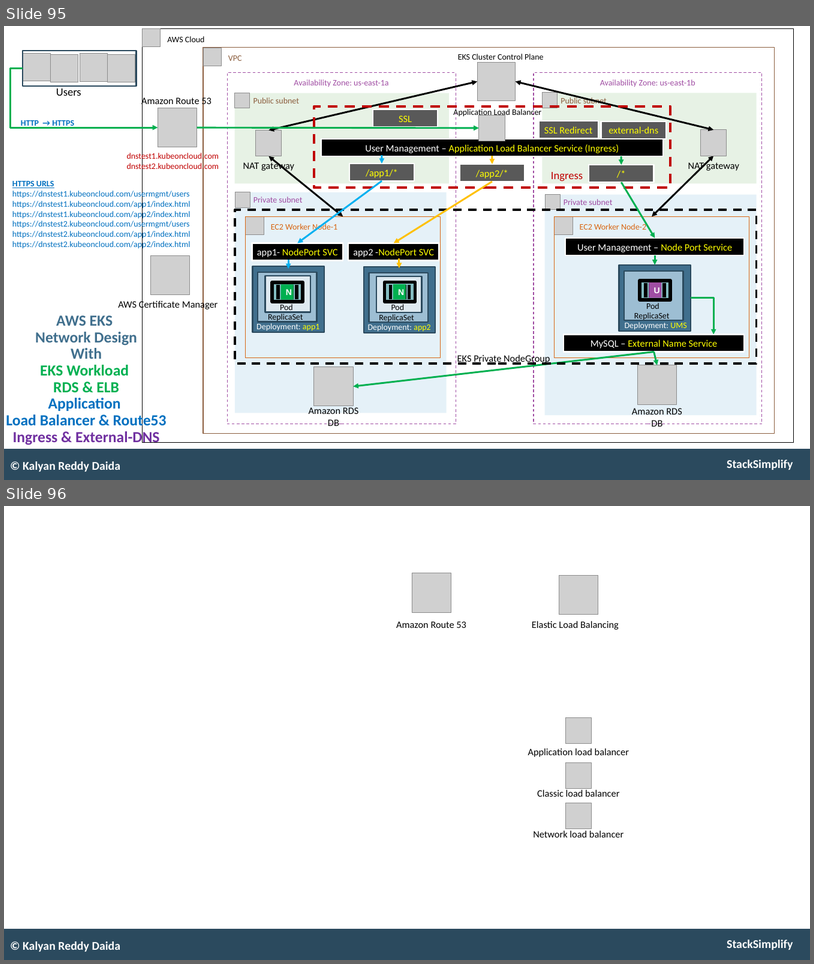
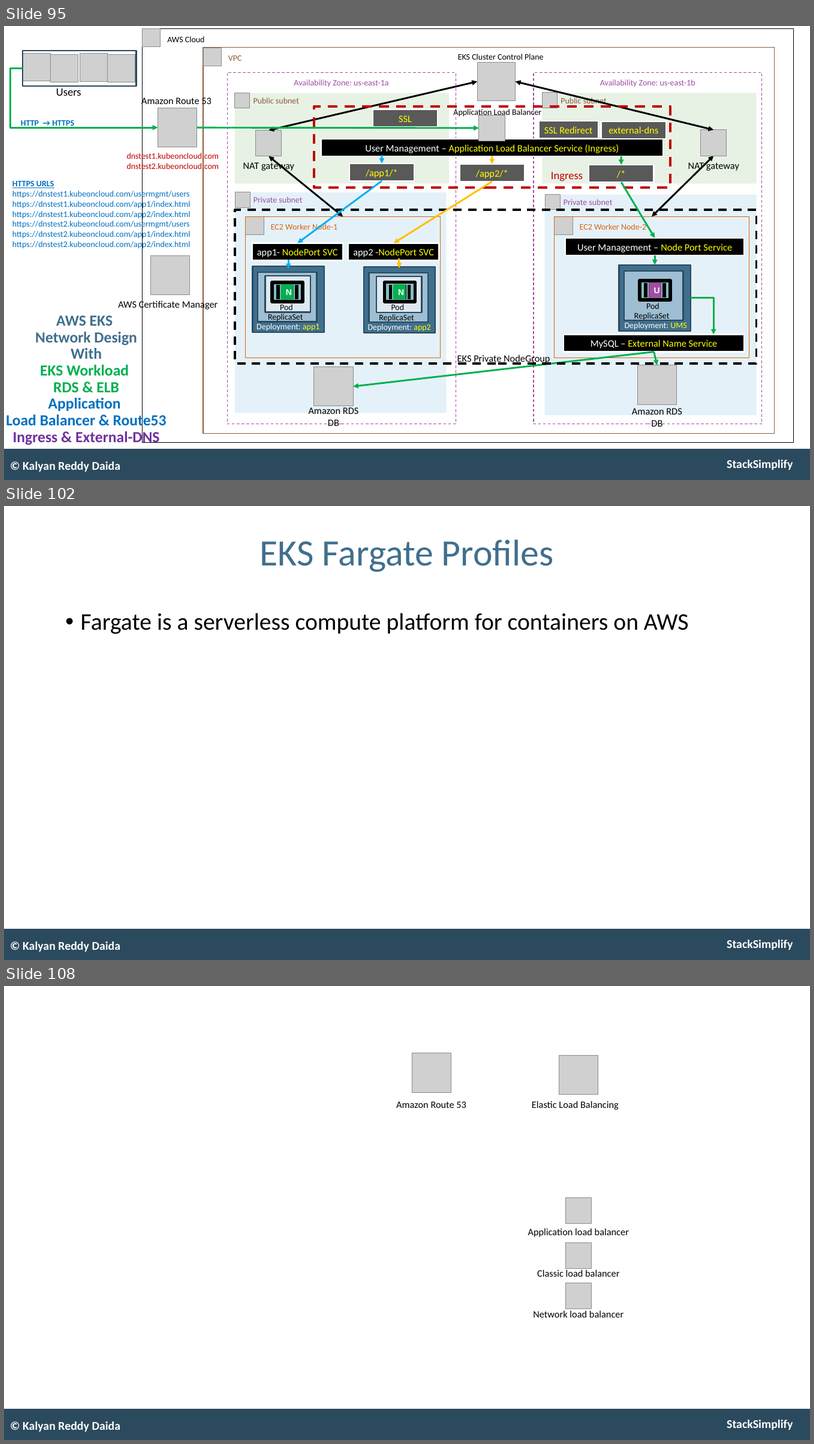
Before and after one commit to talvionyx/aws-eks-kubernetes-masterclass, a slide deck: presentation/AWS-Fargate-and-EKS-Masterclass.pptx. Shown one above the other, each under a label of ours: slides 95 and 96 before the commit, slides 95, 102 and 108 after it; the slides between them are not shown. The pictures are 814x964 and 814x1444 pixels, drawn with LibreOffice and Linux fonts; fonts in the diff are those of the drawing; grey boxes stand for pictures. Boxes give left, top, right and bottom in pixels: in the first picture for what was removed or moved away, otherwise in the second. Text is boxed around its words. In the diff, an @@ line names an element or a change of style, - is before the commit and + after.

```diff
--- a/presentation/AWS-Fargate-and-EKS-Masterclass.pptx
+++ b/presentation/AWS-Fargate-and-EKS-Masterclass.pptx
@@ slide 102 added at (x1=4, y1=506, x2=810, y2=960), background #FFFFFF; not listed: 2 template elements that a slide beside it also shows @@
@@ title added at (x1=260, y1=540, x2=554, y2=572), 53 pt, text #406F8D @@
+EKS Fargate Profiles
@@ text added at (x1=81, y1=613, x2=689, y2=634), 34 pt, text #000000 @@
+• Fargate is a serverless compute platform for containers on AWS
@@ text added at (x1=23, y1=941, x2=121, y2=951), 17 pt, text #FFFFFF, bold @@
+© Kalyan Reddy Daida
@@ what was slide 96 is now slide 108 @@
```
Also in this commit, not shown: 1 slide changed, 11 other slides added, 30 other files.
